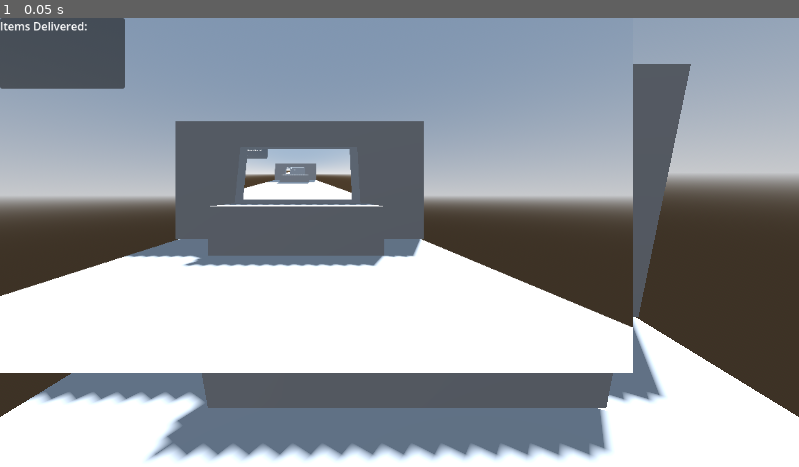
Above: before the commit, frame 1.
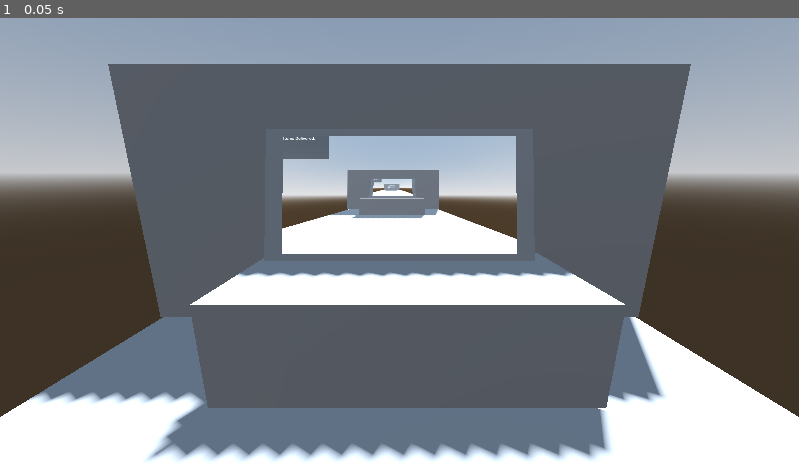
Above: after the commit, the same moment.

Repository: Kim0moz/GameJam
Game: Godot game, scene res://TestScene.tscn
Same seed, same stepped clock (60 frames per second), same inputs: the game is played once before the commit and once after it. The project has no main scene, so this scene is started directly.
Inputs:
- Up to frame 1 (0.05 s): no input

The runs differ from the first frame. In frame 1, 41% of the frame differs, in the area x 0-80%, y 0-80%.

Commit message:
Fix monitor camera viewport from displaying as UI by removing the SubViewportContainer parent

Diff:
--- a/TestScene.tscn
+++ b/TestScene.tscn
@@ -19,8 +19,8 @@
 [sub_resource type="BoxShape3D" id="BoxShape3D_e8mre"]
 size = Vector3(2.0293, 0.138428, 2.13965)
 
-[sub_resource type="ViewportTexture" id="ViewportTexture_bo7mg"]
-viewport_path = NodePath("SubViewportContainer/SubViewport")
+[sub_resource type="ViewportTexture" id="ViewportTexture_xpw75"]
+viewport_path = NodePath("SubViewport")
 
 [node name="Node3D" type="Node3D"]
 
@@ -57,29 +57,25 @@
 
 [node name="Sprite3D" type="Sprite3D" parent="Monitor/Monitor"]
 transform = Transform3D(0.19, 0, 0, 0, -1.5299e-08, 0.5, 0, -0.35, -2.18557e-08, 0, 0.00955701, 0.0051899)
-texture = SubResource("ViewportTexture_bo7mg")
+texture = SubResource("ViewportTexture_xpw75")
 
 [node name="Camera3D" parent="." instance=ExtResource("1_faiwu")]
 transform = Transform3D(1, 0, 0, 0, 0.972618, 0.23241, 0, -0.23241, 0.972618, 0, 1.35926, 0.391477)
 
-[node name="SubViewportContainer" type="SubViewportContainer" parent="."]
-offset_right = 512.0
-offset_bottom = 512.0
-
-[node name="SubViewport" type="SubViewport" parent="SubViewportContainer"]
+[node name="SubViewport" type="SubViewport" parent="."]
 handle_input_locally = false
 size = Vector2i(912, 512)
 render_target_update_mode = 4
 
-[node name="MonitorCamera" type="Camera3D" parent="SubViewportContainer/SubViewport"]
+[node name="MonitorCamera" type="Camera3D" parent="SubViewport"]
 transform = Transform3D(1, 0, 0, 0, 1, 0, 0, 0, 1, 0.298233, 0.840457, 1.70012)
 fov = 79.8
 
-[node name="Panel" type="Panel" parent="SubViewportContainer/SubViewport"]
+[node name="Panel" type="Panel" parent="SubViewport"]
 offset_right = 180.0
 offset_bottom = 102.0
 
-[node name="RichTextLabel" type="RichTextLabel" parent="SubViewportContainer/SubViewport/Panel"]
+[node name="RichTextLabel" type="RichTextLabel" parent="SubViewport/Panel"]
 layout_mode = 1
 anchors_preset = 15
 anchor_right = 1.0
